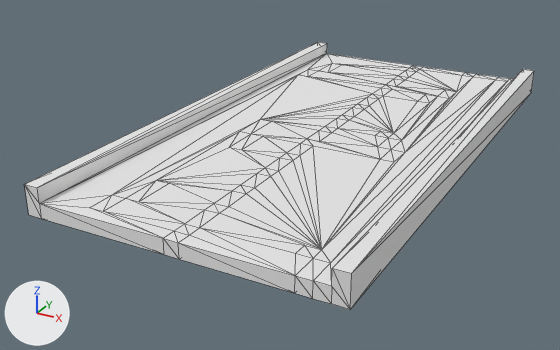
What one commit did to the OBJ model Assets/CityVoxelPack/Assets/roads/medium/Mesh/road1.obj.
Rendered twice from a 50 mm lens placed at (22.8, -48.8, 20.9), pointed at (-2.5, -2.9, -2.1). Lighting does not change. The marker at lower left points along +X, +Y and +Z. Mesh edges are drawn as thin lines. Where no turn or scale is listed for an object, it has been applied to the vertices. Vertices at the same position are counted once.

The first picture shows 'road1'.
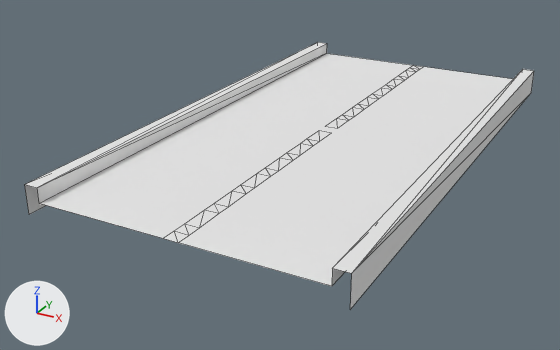
What the commit changed:
me_road1 is used by ob_road1; location (0.0, 0.0, 0.0).
me_road1 had 238 vertices, 472 faces and spanned x -10.5..10.5, y -19.5..19.5, z 0.0..2.0.
me_road1 now has 72 vertices, 65 faces and spans x -10.5..10.5, y -19.5..19.5, z 0.0..2.0.
Part 1, on me_road1:
166 vertices are removed from x -9.5..9.5, y -19.5..19.5, z 0.0..1.0.
410 faces are deleted.
3 new faces join them.

What differs and where, as boxes [x1, y1, x2, y2] in the pictures (560 x 350 px):
part 1 of me_road1, cut back: before [24, 53, 513, 309]; after [40, 53, 513, 286]
